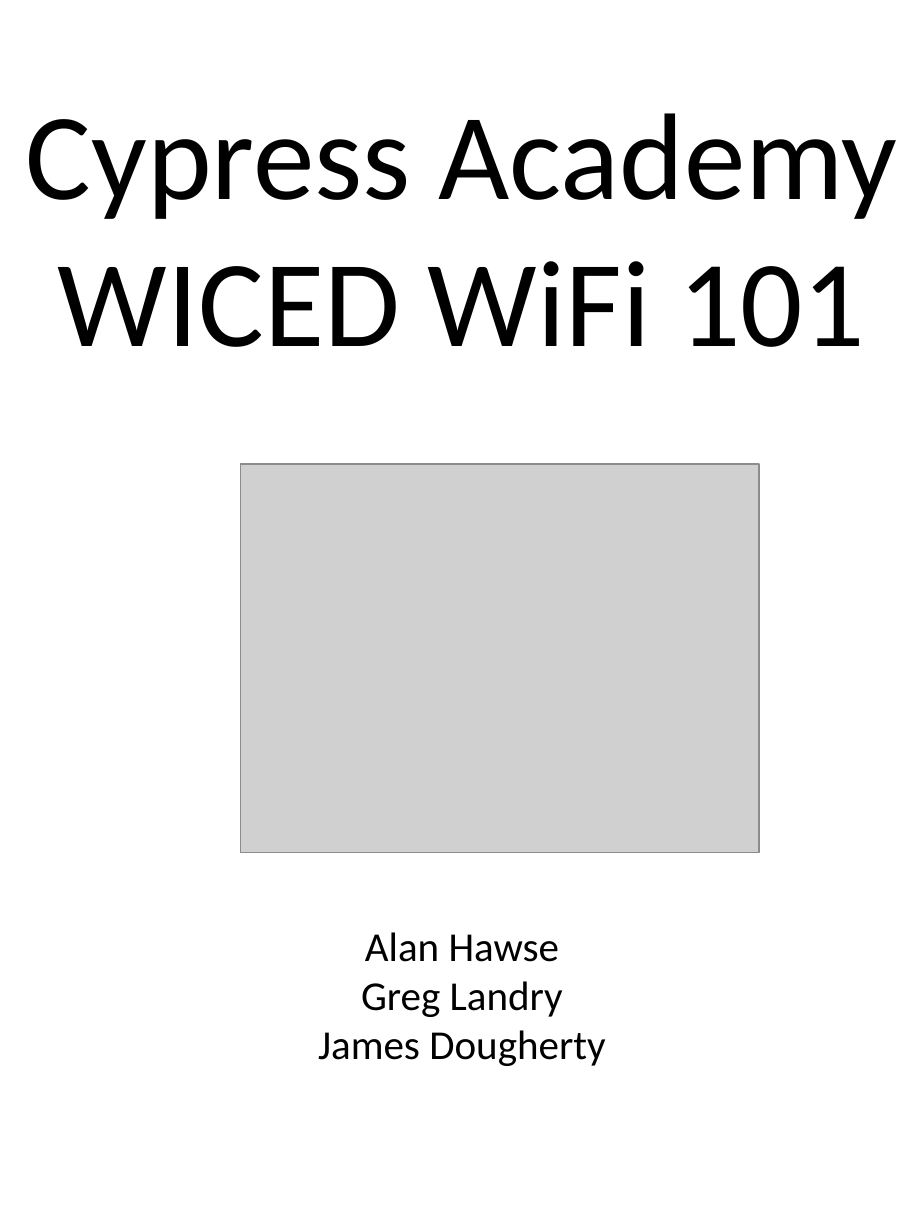
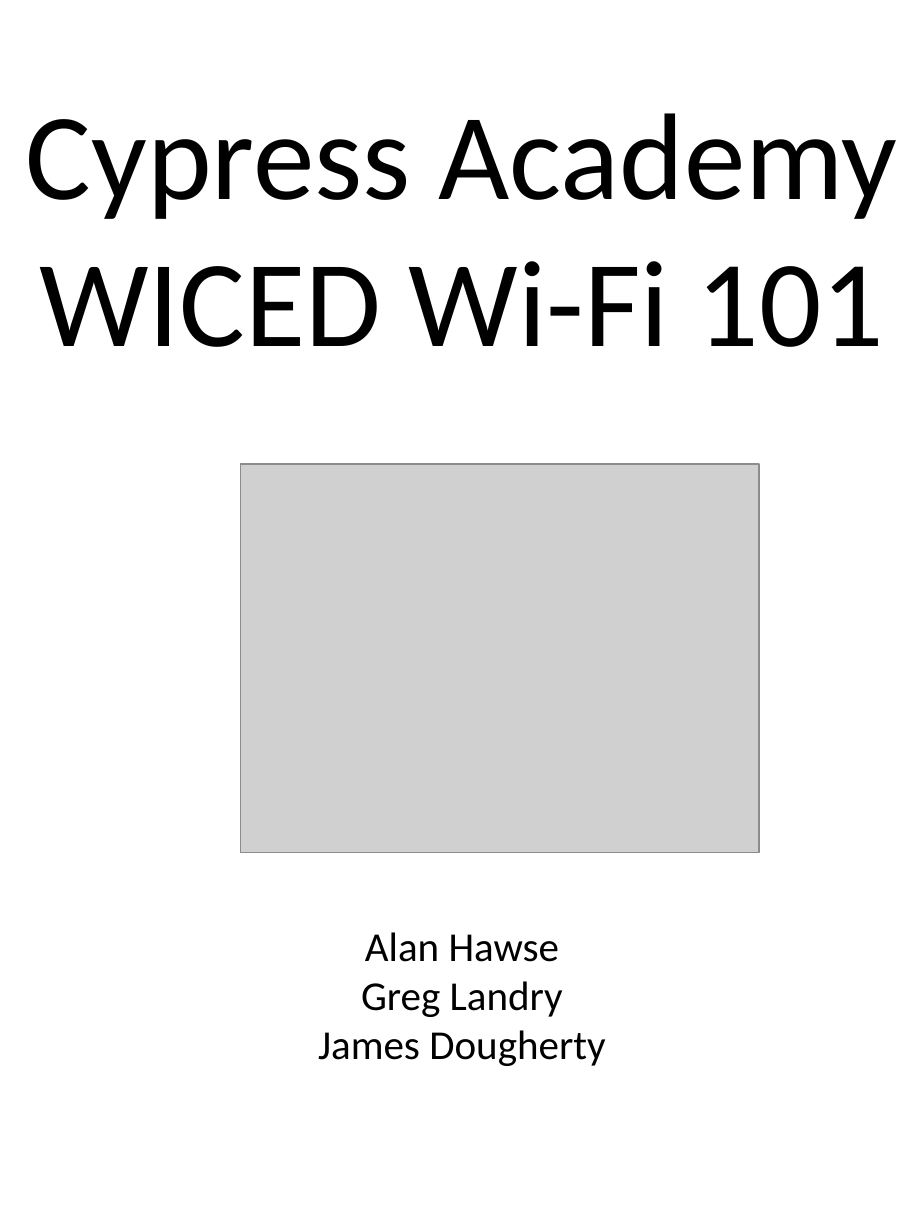
Before and after one commit to iotexpert/WW101, a slide deck: slide 1 of labmanual/WW101-Binder-Cover.pptx. Drawn at 924x1232 pixels with LibreOffice and Linux fonts; fonts in the diff are those of the drawing; grey boxes stand for pictures. Boxes give left, top, right and bottom in pixels: in the first picture for what was removed or moved away, otherwise in the second. Text is boxed around its words. In the diff, an @@ line names an element or a change of style, - is before the commit and + after.

```diff
--- a/labmanual/WW101-Binder-Cover.pptx
+++ b/labmanual/WW101-Binder-Cover.pptx
@@ text at bbox=[39, 261, 884, 347]: text changed @@
-WICED WiFi 101
+WICED Wi-Fi 101
```
Also in this commit, not shown: 8 other files.
